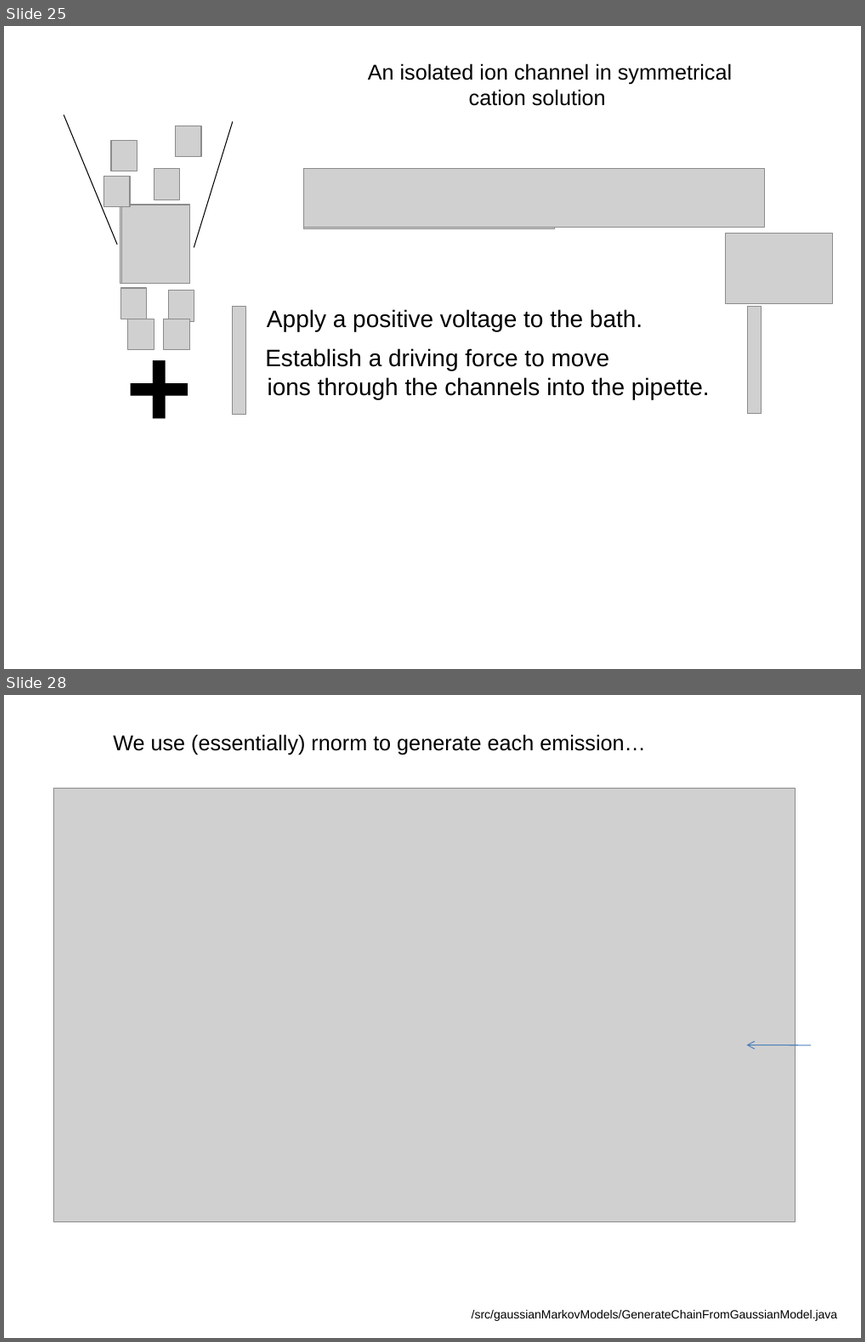
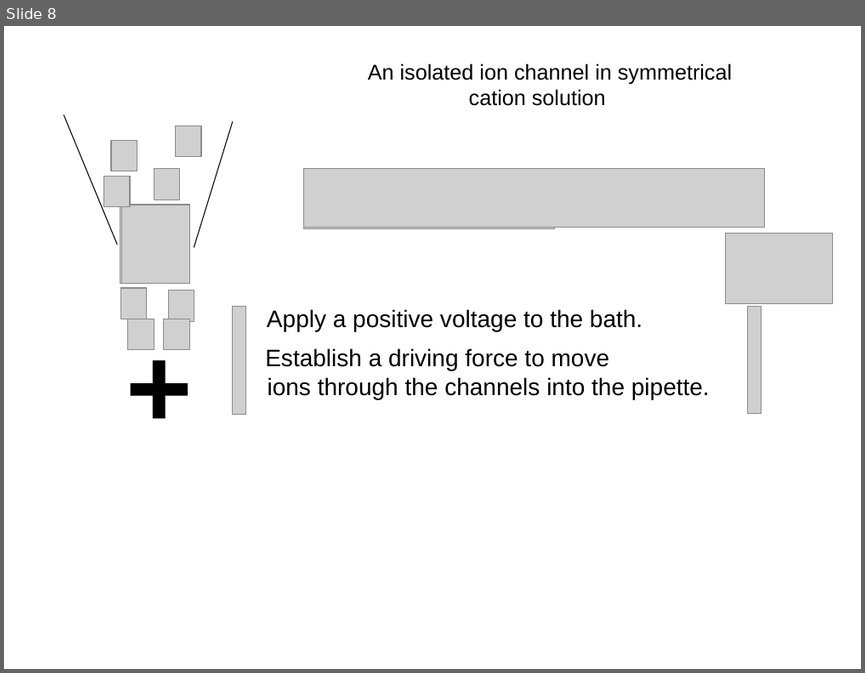
Before and after one commit to afodor/afodor.github.io, a slide deck: classes/stats2016/Lecture26.ppt. Shown one above the other, each under a label of ours: slides 25 and 28 before the commit, slide 8 after it; the slides between them are not shown. The pictures are 865x1342 and 865x673 pixels, drawn with LibreOffice and Linux fonts; fonts in the diff are those of the drawing; grey boxes stand for pictures. Boxes give left, top, right and bottom in pixels: in the first picture for what was removed or moved away, otherwise in the second. Text is boxed around its words. In the diff, an @@ line names an element or a change of style, - is before the commit and + after.

```diff
--- a/classes/stats2016/Lecture26.ppt
+++ b/classes/stats2016/Lecture26.ppt
@@ slide 28 removed at (x1=4, y1=695, x2=861, y2=1338), background #FFFFFF @@
@@ text removed at (x1=113, y1=734, x2=646, y2=755) @@
-We use (essentially) rnorm to generate each emission…
@@ picture removed at (x1=53, y1=788, x2=794, y2=1221) @@
@@ arrow removed from (812, 1045) to (747, 1044) @@
@@ text removed at (x1=472, y1=1310, x2=838, y2=1321) @@
-/src/gaussianMarkovModels/GenerateChainFromGaussianModel.java
@@ what was slide 25 is now slide 8 @@
```
Also in this commit, not shown: 5 slides changed, 18 slides added, 20 other slides removed.
